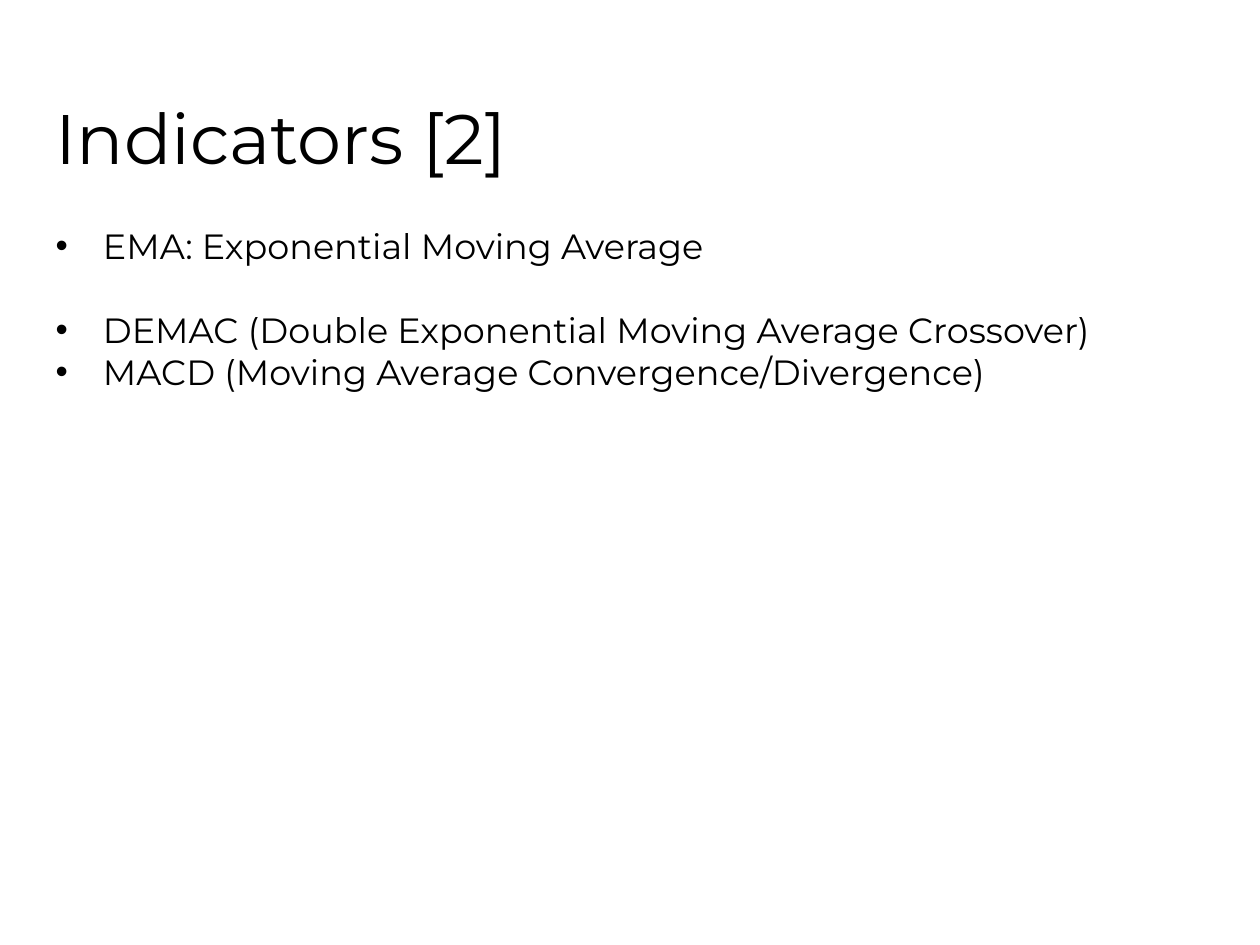
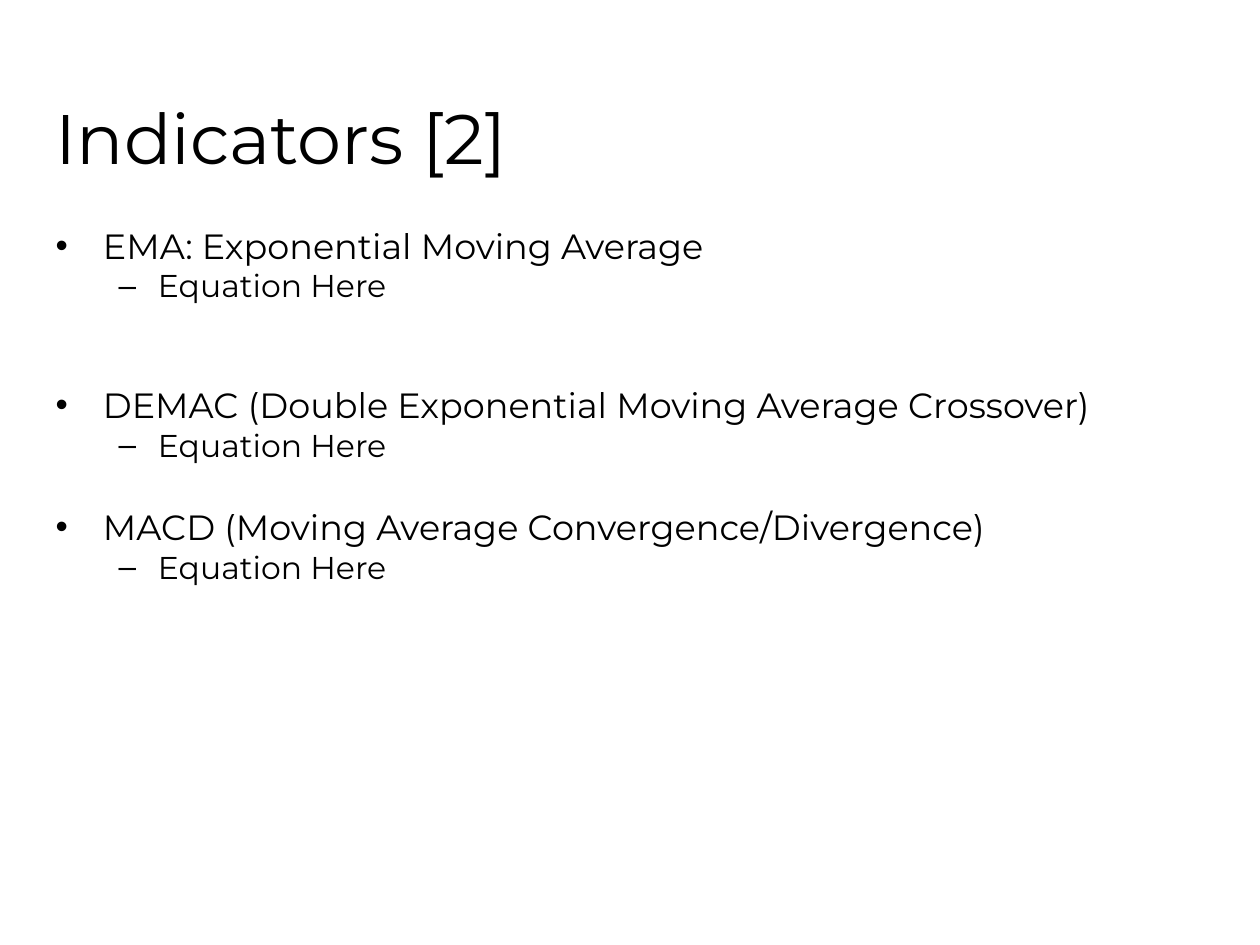
Before and after one commit to fhh23/Evolving-Stock-Market-Indicators-Using-Multi-Objective-Genetic-Algorithms, a slide deck: slide 11 of CSE848_Hormasji_Reiff_PaperPresentation.pptx. Drawn at 1260x945 pixels with LibreOffice and Linux fonts; fonts in the diff are those of the drawing; background and template pictures are left out. Boxes give left, top, right and bottom in pixels: in the first picture for what was removed or moved away, otherwise in the second. Text is boxed around its words. In the diff, an @@ line names an element or a change of style, - is before the commit and + after.

```diff
--- a/CSE848_Hormasji_Reiff_PaperPresentation.pptx
+++ b/CSE848_Hormasji_Reiff_PaperPresentation.pptx
@@ text at (158, 273, 386, 303): paragraph added @@
+  – Equation Here
@@ text at (158, 433, 386, 463): paragraph added @@
+  – Equation Here
@@ text at (158, 555, 386, 585): paragraph added @@
+  – Equation Here
```
Also in this commit, not shown: 5 other slides changed, 5 slides added.
